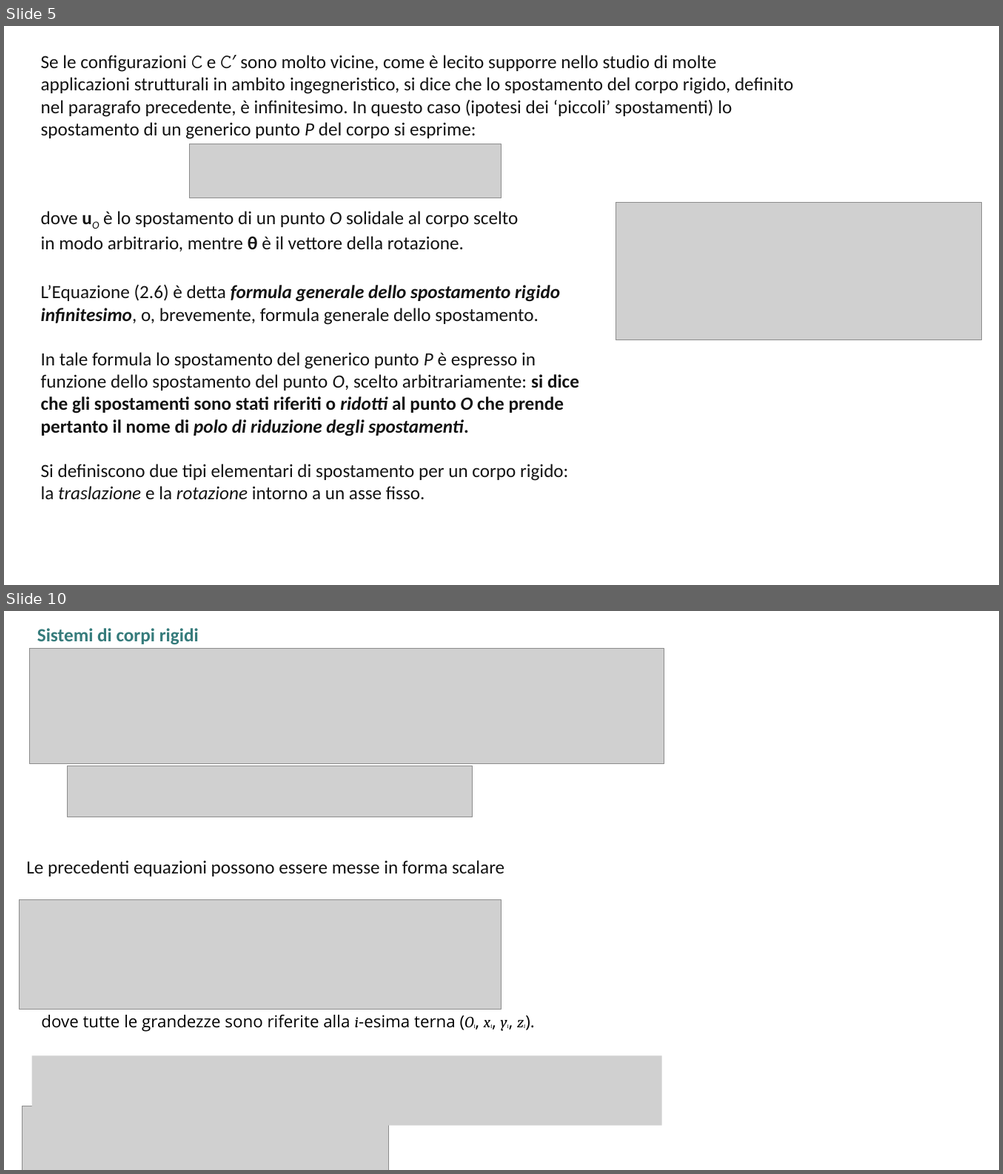
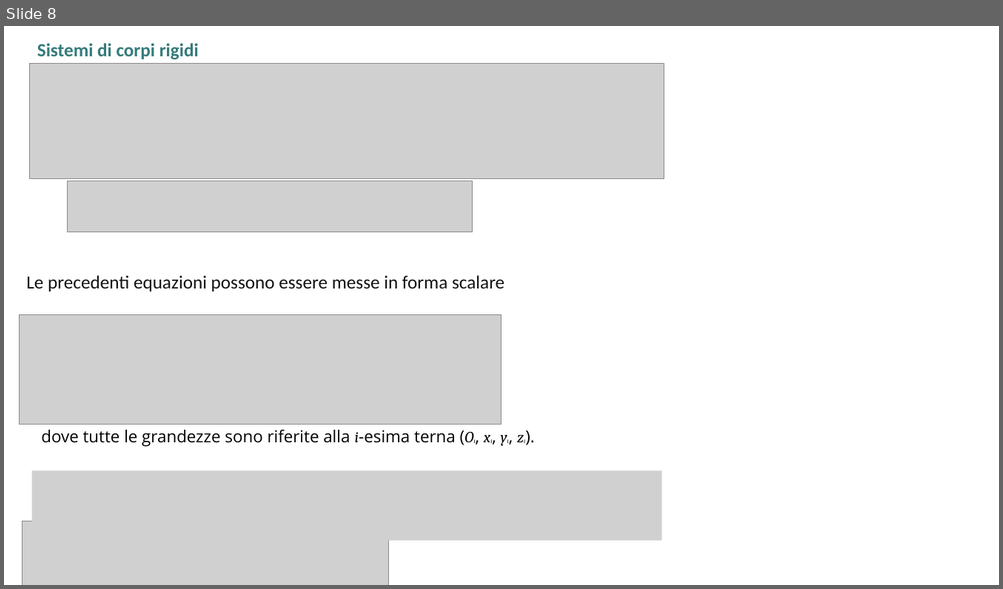
Before and after one commit to giuseppetomassetti/SdC, a slide deck: lezioni/2.0 cinematica.pptx. Shown one above the other, each under a label of ours: slides 5 and 10 before the commit, slide 8 after it; the slides between them are not shown. The pictures are 1003x1174 and 1003x589 pixels, drawn with LibreOffice and Linux fonts; fonts in the diff are those of the drawing; grey boxes stand for pictures. Boxes give left, top, right and bottom in pixels: in the first picture for what was removed or moved away, otherwise in the second. Text is boxed around its words. In the diff, an @@ line names an element or a change of style, - is before the commit and + after.

```diff
--- a/lezioni/2.0 cinematica.pptx
+++ b/lezioni/2.0 cinematica.pptx
@@ slide 5 removed at <box>4,26,999,585</box>, background #FFFFFF @@
@@ text removed at <box>41,55,793,139</box> @@
-Se le configurazioni C e C′ sono molto vicine, come è lecito supporre nello studio di molte applicazioni strutturali in ambito ingegneristico, si dice che lo spostamento del corpo rigido, definito nel paragrafo precedente, è infinitesimo. In questo caso (ipotesi dei ‘piccoli’ spostamenti) lo spostamento di un generico punto P del corpo si esprime:
@@ picture removed at <box>190,144,502,198</box> @@
@@ picture removed at <box>616,202,982,340</box> @@
@@ text removed at <box>41,211,518,252</box> @@
-dove uO è lo spostamento di un punto O solidale al corpo scelto in modo arbitrario, mentre θ è il vettore della rotazione.
@@ text removed at <box>41,284,579,500</box> @@
-L’Equazione (2.6) è detta formula generale dello spostamento rigido infinitesimo, o, brevemente, formula generale dello spostamento.
-In tale formula lo spostamento del generico punto P è espresso in funzione dello spostamento del punto O, scelto arbitrariamente: si dice che gli spostamenti sono stati riferiti o ridotti al punto O che prende pertanto il nome di polo di riduzione degli spostamenti.
-Si definiscono due tipi elementari di spostamento per un corpo rigido: la traslazione e la rotazione intorno a un asse fisso.
@@ what was slide 10 is now slide 8 @@
```
Also in this commit, not shown: 2 slides changed, 5 slides added, 6 other slides removed, 3 other files.
